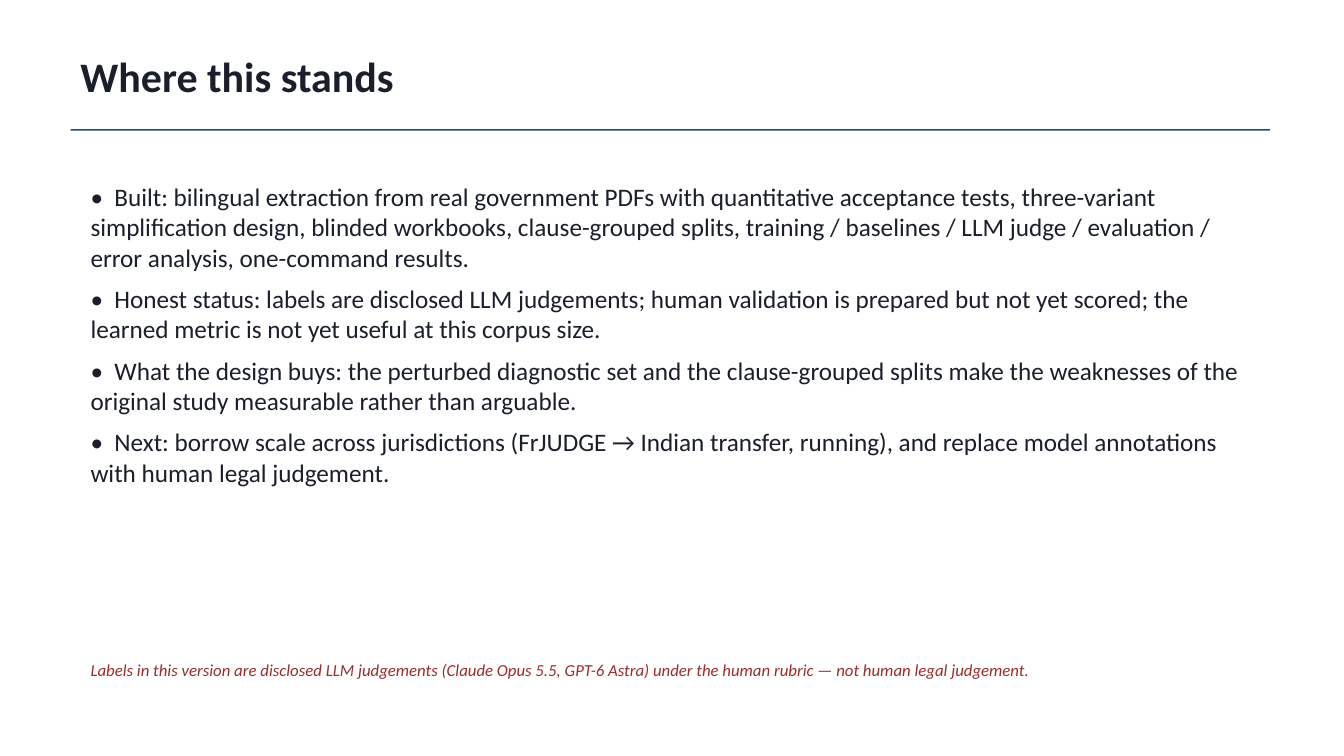
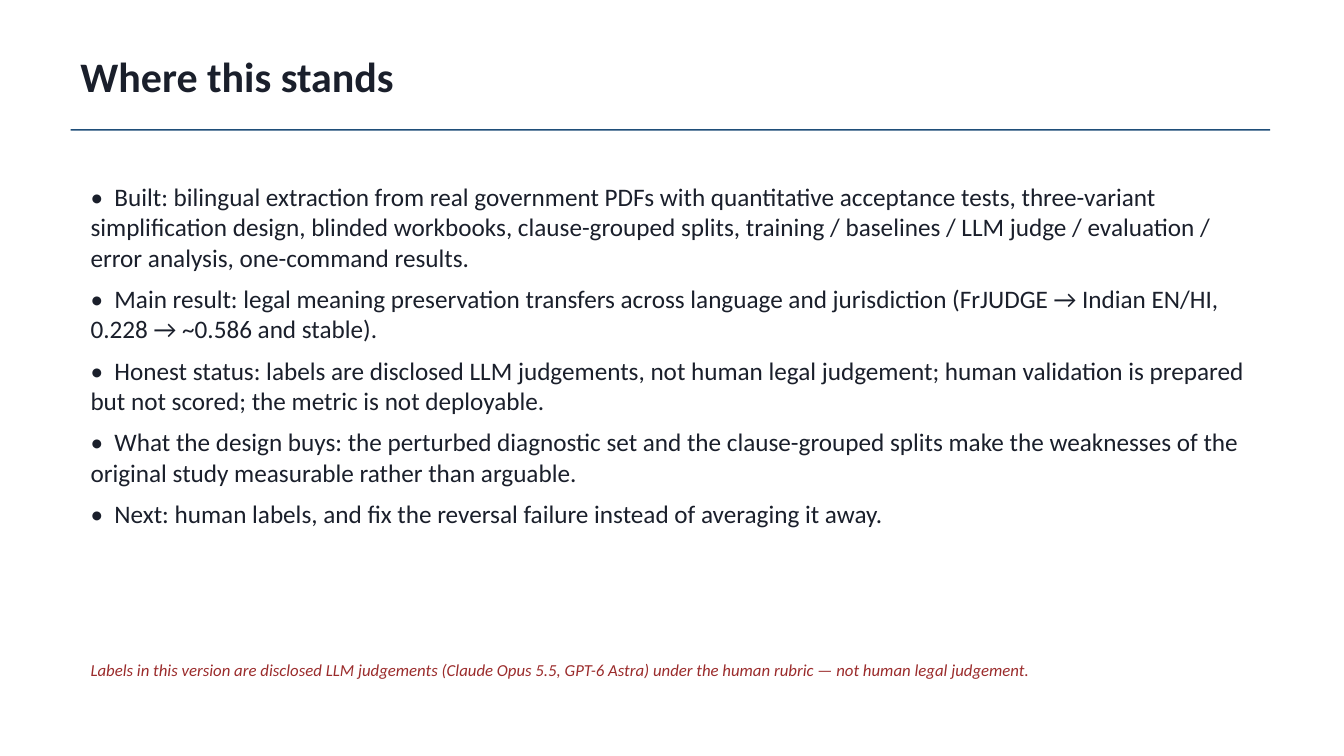
Before and after one commit to atharv-0509/legal-meaning-preservation-hi-en, a slide deck: slide 19 of paper/out/LMP_slides.pptx (slide 18 before the commit). Drawn at 1344x756 pixels with LibreOffice and Linux fonts; fonts in the diff are those of the drawing. Boxes give left, top, right and bottom in pixels: in the first picture for what was removed or moved away, otherwise in the second. Text is boxed around its words. In the diff, an @@ line names an element or a change of style, - is before the commit and + after.

```diff
--- a/paper/out/LMP_slides.pptx
+++ b/paper/out/LMP_slides.pptx
@@ text at bbox=[91, 289, 1244, 414]: text changed @@
-• Honest status: labels are disclosed LLM judgements; human validation is prepared but not yet scored; the learned metric is not yet useful at this corpus size.
+• Main result: legal meaning preservation transfers across language and jurisdiction (FrJUDGE → Indian EN/HI, 0.228 → ~0.586 and stable).
+• Honest status: labels are disclosed LLM judgements, not human legal judgement; human validation is prepared but not scored; the metric is not deployable.
@@ text at bbox=[114, 505, 882, 528]: text changed @@
-• Next: borrow scale across jurisdictions (FrJUDGE → Indian transfer, running), and replace model annotations with human legal judgement.
+• Next: human labels, and fix the reversal failure instead of averaging it away.
```
Also in this commit, not shown: 5 other slides changed, 1 slide added, 6 other files.
